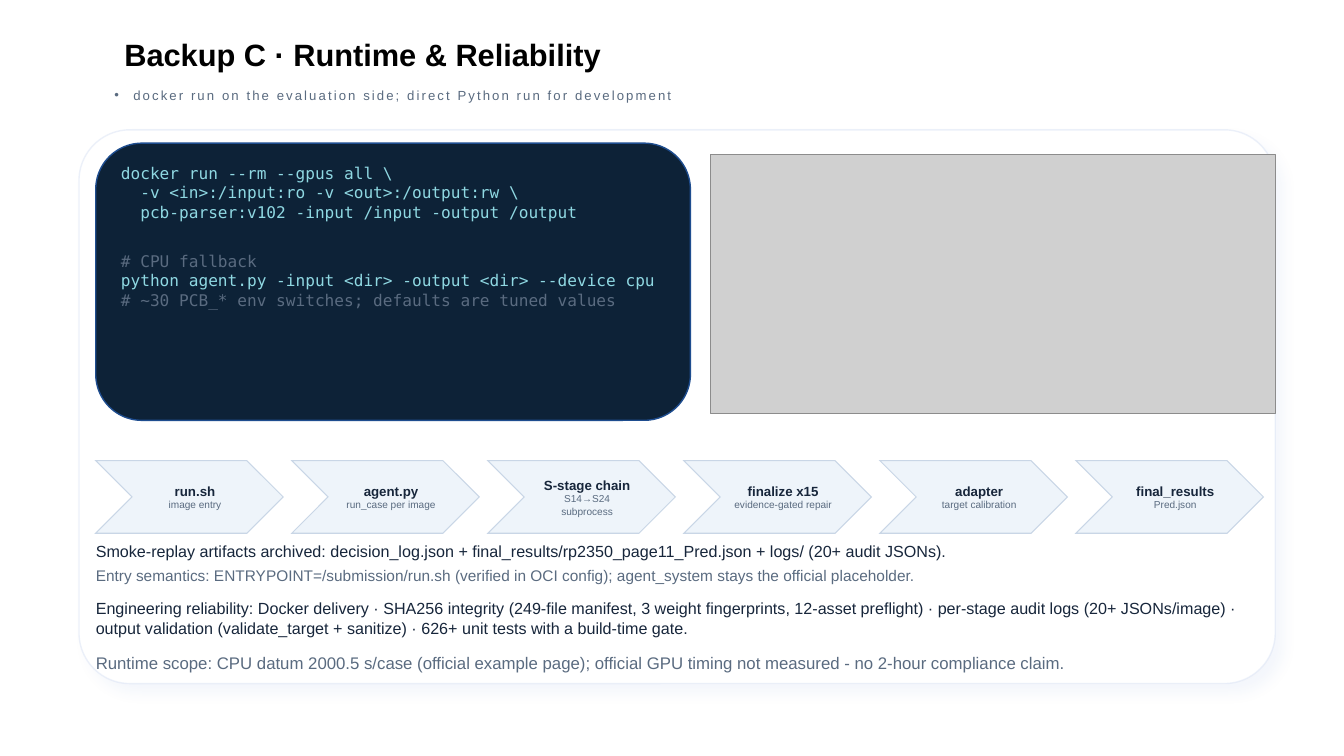
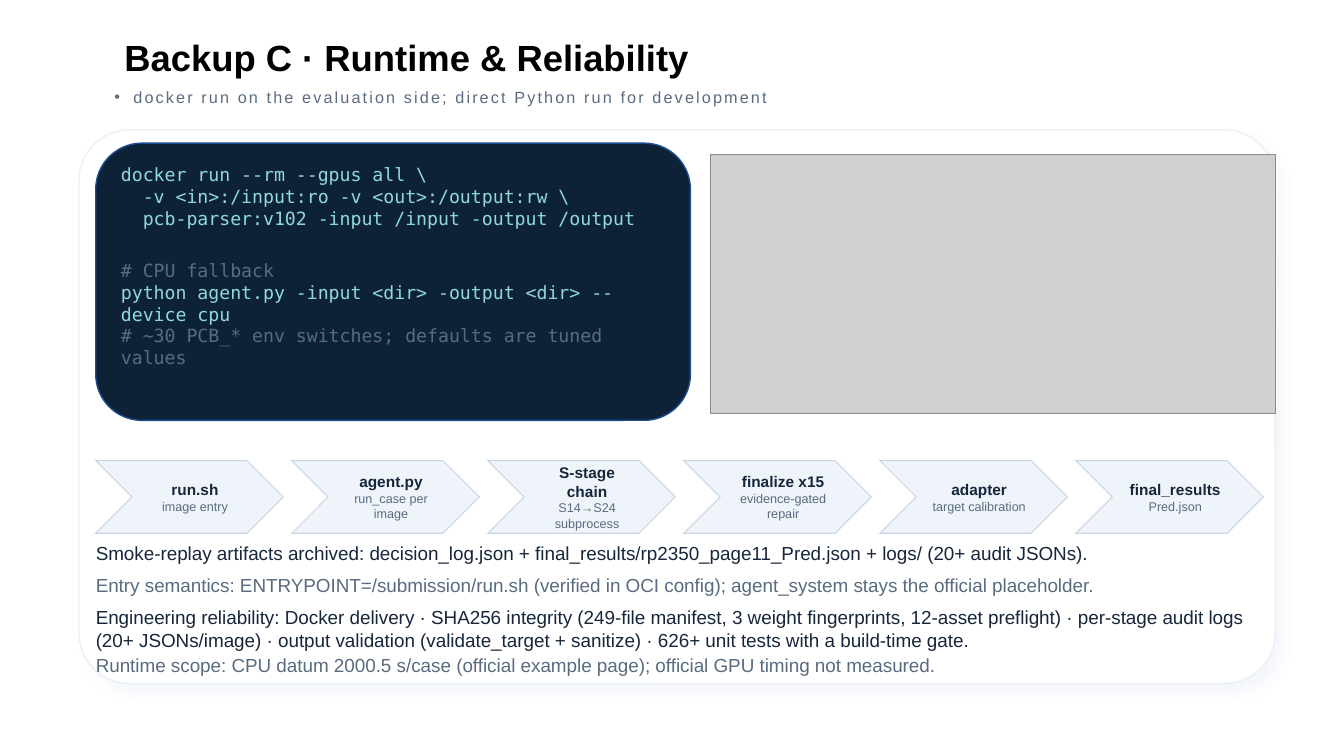
Before and after one commit to zc-cc1/pcb-schematic-parser, a slide deck: slide 15 of docs/eda_final_defense/slides/EDA精英挑战赛_决赛答辩_官方模板版.pptx. Drawn at 1344x756 pixels with LibreOffice and Linux fonts; fonts in the diff are those of the drawing; grey boxes stand for pictures; background and template pictures are left out. Boxes give left, top, right and bottom in pixels: in the first picture for what was removed or moved away, otherwise in the second. Text is boxed around its words. In the diff, an @@ line names an element or a change of style, - is before the commit and + after.

```diff
--- a/docs/eda_final_defense/slides/EDA精英挑战赛_决赛答辩_官方模板版.pptx
+++ b/docs/eda_final_defense/slides/EDA精英挑战赛_决赛答辩_官方模板版.pptx
@@ text "Backup C · Runtime & ..." at (124,44,689,79): size 22 to 26 pt @@
@@ text "docker run on the evaluation ..." at (133,91,766,107): size 9.4 to 11.6 pt @@
@@ text "docker run --rm --gpus all ..." at (121,167,635,364): size 11.5 to 13 pt @@
@@ chevron "run.sh" at (96,461,283,533): size 9.5 to 11 pt in "run.sh"; size 7.2 to 9 pt in "image entry" @@
@@ chevron "agent.py" at (292,461,480,533): size 9.5 to 11 pt in "agent.py"; size 7.2 to 9 pt in "run_case per image" @@
@@ chevron "S-stage chain" at (488,461,676,533): size 9.5 to 11 pt in "S-stage chain"; size 7.2 to 9 pt in "S14→S24 subprocess" @@
@@ chevron "finalize x15" at (685,461,872,533): size 9.5 to 11 pt in "finalize x15"; size 7.2 to 9 pt in "evidence-gated repair" @@
@@ chevron "adapter" at (880,461,1068,533): size 9.5 to 11 pt in "adapter"; size 7.2 to 9 pt in "target calibration" @@
@@ chevron "final_results" at (1076,461,1263,533): size 9.5 to 11 pt in "final_results"; size 7.2 to 9 pt in "Pred.json" @@
@@ text "Smoke-replay artifacts archived: decision_log.json + ..." at (96,546,1088,564): size 11.5 to 13.5 pt @@
@@ text "Entry semantics: ENTRYPOINT=/submission/run.sh (verified in ...": place and size @@
-text "Entry semantics: ENTRYPOINT=/submission/run.sh (verified in ..." at (96,570,914,584)
+text "Entry semantics: ENTRYPOINT=/submission/run.sh (verified in ..." at (96,578,1093,596)
@@ text "Entry semantics: ENTRYPOINT=/submission/run.sh (verified in ..." at (96,578,1093,596): size 11 to 13.5 pt @@
@@ text "Engineering reliability: Docker delivery · ..." at (96,610,1243,651): size 11.5 to 13.5 pt @@
@@ text "Engineering reliability: Docker delivery · ...": place and size @@
-text "Engineering reliability: Docker delivery · ..." at (96,602,1226,638)
+text "Engineering reliability: Docker delivery · ..." at (96,610,1243,651)
@@ text at (96,658,935,676): text changed; size 12 to 13.5 pt @@
-Runtime scope: CPU datum 2000.5 s/case (official example page); official GPU timing not measured - no 2-hour compliance claim.
+Runtime scope: CPU datum 2000.5 s/case (official example page); official GPU timing not measured.
```
Also in this commit, not shown: 14 other slides changed, 37 other files.
